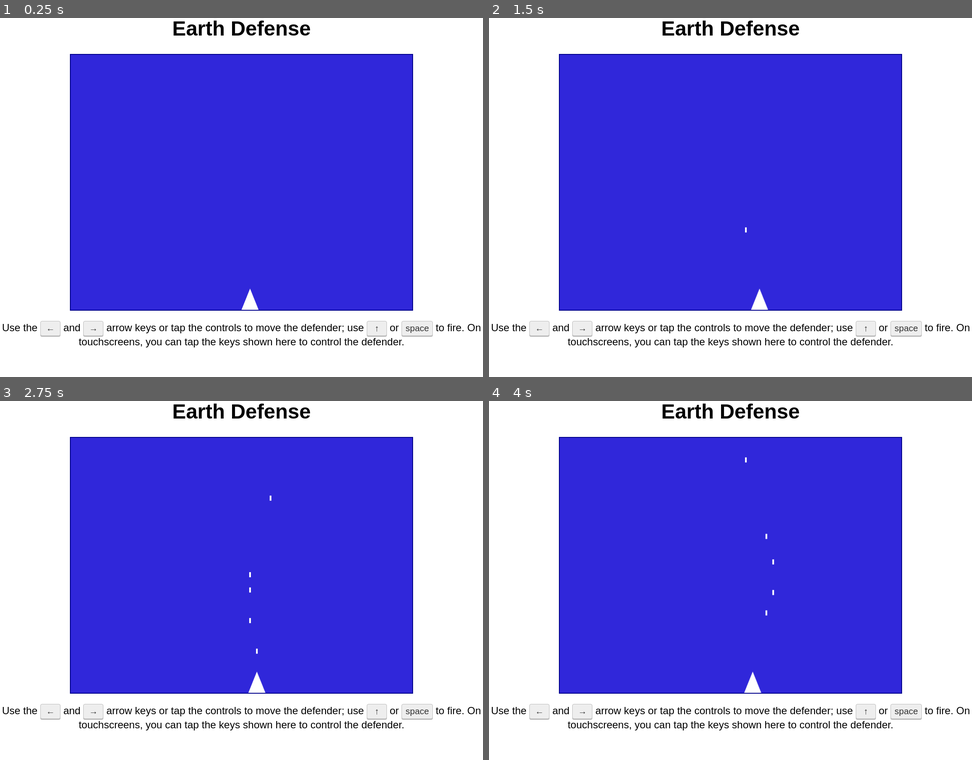
Above: before the commit, frames 1-4 (two rows, left to right).
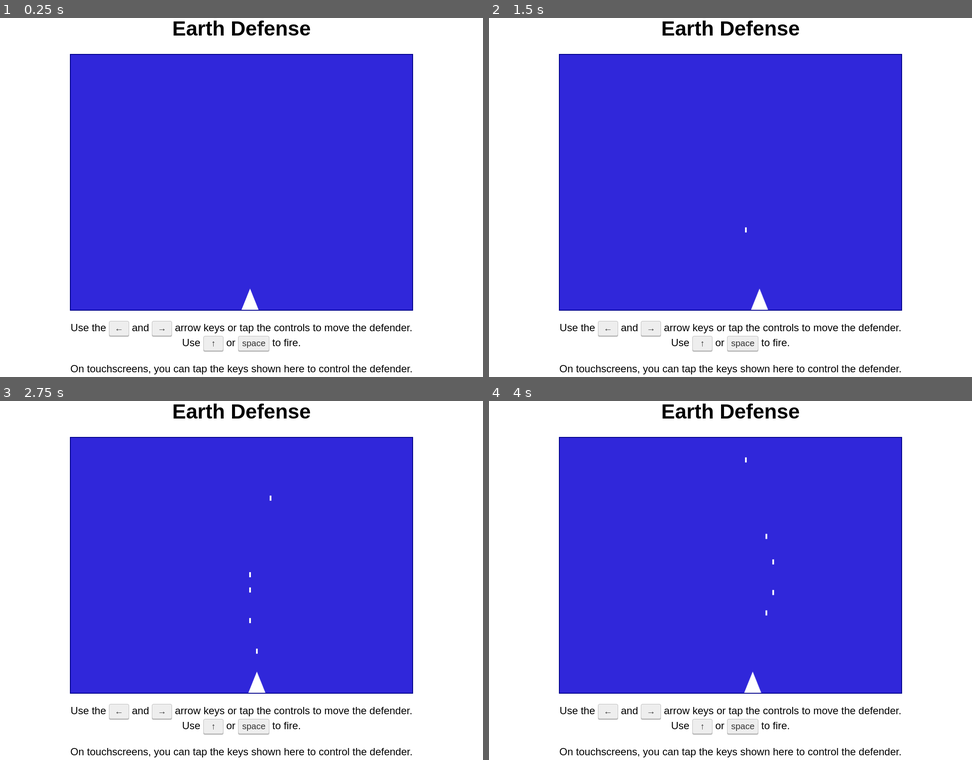
Above: after the commit, the same moments.

Repository: MDecker-MobileComputing/HTML_Game_EarthDefense
Game: browser game, page docs/index.html
The game is run twice, just before and just after one commit, with the same random seed, the same clock (stepped at 60 frames per second) and the same inputs.
Inputs:
- Up to frame 1 (0.25 s): no input
- Up to frame 2 (1.5 s): hold Right from 1.03 s (still down); tap Space at 1.1 s
- Up to frame 3 (2.75 s): release Right at 1.53 s; hold Left 1.58-2.15 s; tap Space at 1.6, 2.1, 2.6 s; hold Up 2.2-2.5 s; hold Right from 2.55 s (still down)
- Up to frame 4 (4 s): tap Space at 3.1, 3.6 s; release Right at 3.22 s; hold Up 3.27-3.5 s; hold Left 3.55-3.98 s

The runs differ from the first frame. In frame 1, 2.2% of the frame differs, in the area x 0-100%, y 84-100%; in frame 2, 2.2%; in frame 3, 2.2%; in frame 4, 2.2%.

Commit message:
refactored a bit in js+html file

Diff:
--- a/docs/EarthDefense.js
+++ b/docs/EarthDefense.js
@@ -1,15 +1,15 @@
 "use strict";
 
-const MOVE_STEP     = 2; // percent of the game area per key press
+const MOVE_STEP       = 2; // percent of the game area per key press
 const DEFENDER_WIDTH  = 40; // width of the defender sprite (triangle) in px
 const DEFENDER_HEIGHT = 50; // height of the defender sprite (triangle) in px
-const SHOT_LENGTH   = 12; // length of a projectile in px
-const SHOT_SPEED    = 6; // projectile movement per animation frame in px
+const SHOT_LENGTH     = 12; // length of a projectile in px
+const SHOT_SPEED      = 6; // projectile movement per animation frame in px
 
 let canvas    = null;
 let context2d = null;
 
-let defenderLeft     = 50; // current horizontal position of the defender in percent of the game area
+let defenderLeft   = 50; // current horizontal position of the defender in percent of the game area
 let shotsArray     = [];
 let animationFrame = null;
 
@@ -97,7 +97,7 @@
 
         shot.y -= SHOT_SPEED;
     });
-    shotsArray = shotsArray.filter( function ( shot ) {
+    shotsArray = shotsArray.filter( function ( shot ) { // remove shots that have left the game area
 
         return shot.y + SHOT_LENGTH >= 0;
     });
@@ -116,10 +116,12 @@
  */
 function fireShot() {
 
-    shotsArray.push( {
+    const shot = {
         x: ( canvas.width * defenderLeft ) / 100 + DEFENDER_WIDTH / 2,
         y: canvas.height - DEFENDER_HEIGHT
-    } );
+    };
+
+    shotsArray.push( shot );
 
     if ( animationFrame === null ) {
 
@@ -130,6 +132,10 @@
 
 /*
  * Moves the defender by the given delta and redraws the game area.
+ *
+ * @param {number} delta - The change in horizontal position (in percent of the game area);
+ *                         positive values move the defender to the right, negative values
+ *   move it to the left.
  */
 function moveDefender( delta, canvas, ctx ) {
 
@@ -176,7 +182,9 @@
 
         handleControl( "right", canvas, ctx );
 
-    } else if ( event.key === "ArrowUp" || event.code === "Space" || event.key === " " ) {
+    } else if ( event.key  === "ArrowUp" ||
+                event.code === "Space"   ||
+                event.key === " " ) {
 
         event.preventDefault();
 
--- a/docs/index.html
+++ b/docs/index.html
@@ -20,11 +20,14 @@
       <button type="button" class="control-button" data-control="left" aria-label="Move defender left"><kbd>&larr;</kbd></button>
       and
       <button type="button" class="control-button" data-control="right" aria-label="Move defender right"><kbd>&rarr;</kbd></button>
-      arrow keys or tap the controls to move the defender; use
+      arrow keys or tap the controls to move the defender.
+      <br>
+      Use
       <button type="button" class="control-button" data-control="fire" aria-label="Fire"><kbd>&uarr;</kbd></button>
       or
       <button type="button" class="control-button" data-control="fire" aria-label="Fire"><kbd>space</kbd></button>
       to fire.
+      <br><br>
       On touchscreens, you can tap the keys shown here to control the defender.
     </p>
 
